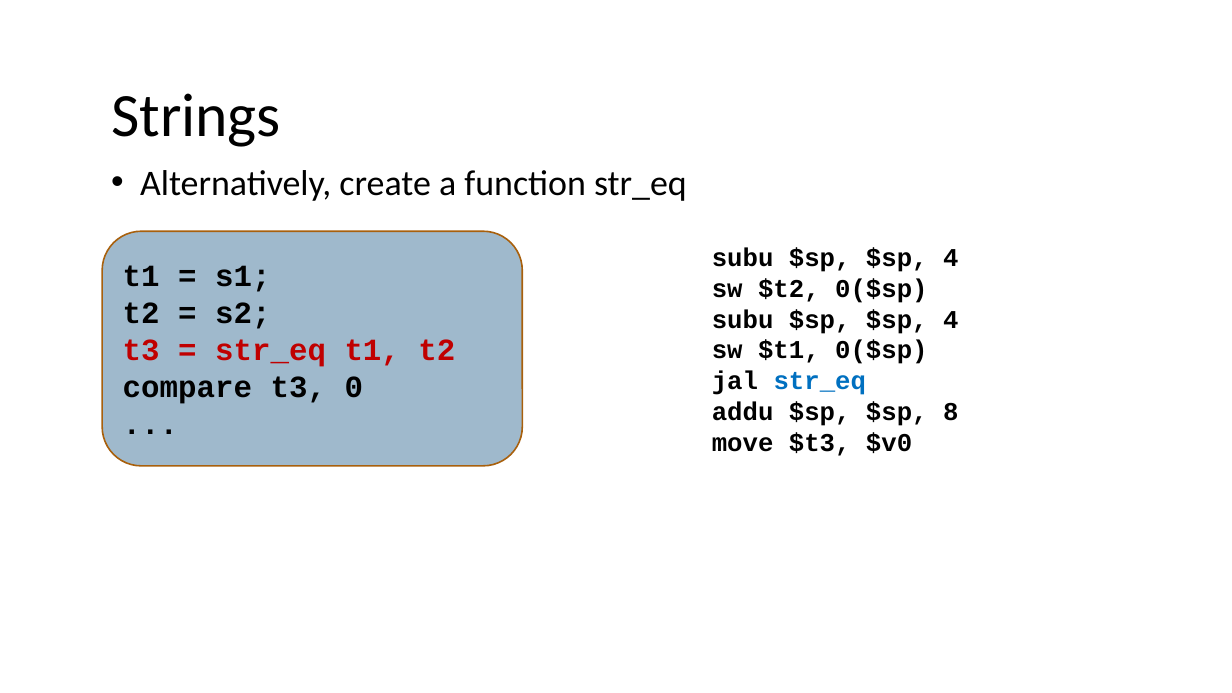
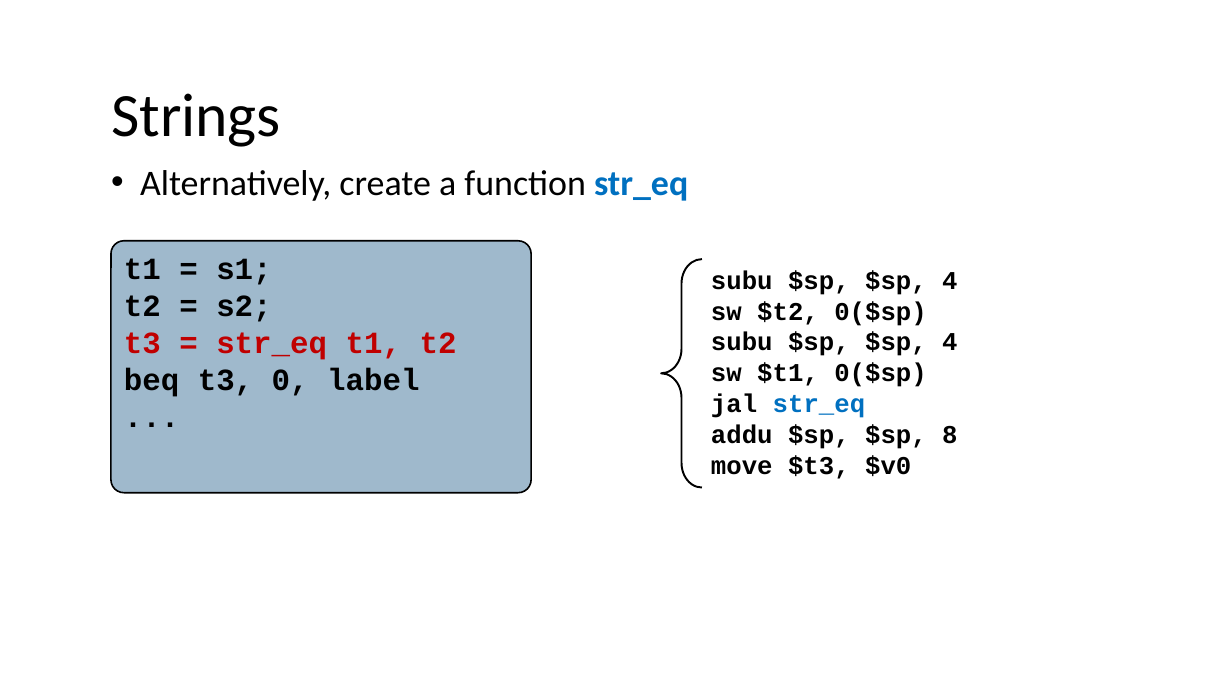
Before and after one commit to nivshani/compilation, a slide deck: slide 73 of slides/codegen.pptx (slide 71 before the commit). Drawn at 1232x693 pixels with LibreOffice and Linux fonts; fonts in the diff are those of the drawing. Boxes give left, top, right and bottom in pixels: in the first picture for what was removed or moved away, otherwise in the second. Text is boxed around its words. In the diff, an @@ line names an element or a change of style, - is before the commit and + after.

```diff
--- a/slides/codegen.pptx
+++ b/slides/codegen.pptx
@@ text "Alternatively, create a function str_eq" at <box>140,170,688,201</box>: text colour #000000 to #0070C0, bold on in "str_eq" @@
@@ text "subu $sp, $sp, 4": place and size @@
-text "subu $sp, $sp, 4" at <box>712,247,958,456</box>
+text "subu $sp, $sp, 4" at <box>711,270,957,479</box>
@@ rounded rectangle "t1 = s1;": place and size @@
-rounded rectangle "t1 = s1;" at <box>103,231,523,466</box>
+rounded rectangle "t1 = s1;" at <box>111,241,531,494</box>
@@ rounded rectangle "t1 = s1;" at <box>111,241,531,494</box>: vertical alignment middle to top; outline #A9610D 1.25 pt to #000000 1.25 pt; proportions changed @@
@@ left brace added at <box>661,259,701,487</box>, outline #000000 1.5 pt @@
@@ text in rounded rectangle at <box>124,368,419,397</box>: text changed @@
-compare t3, 0
+beq t3, 0, label
```
Also in this commit, not shown: 8 other slides changed, 2 slides added, 6 slides removed, 1 other file.
